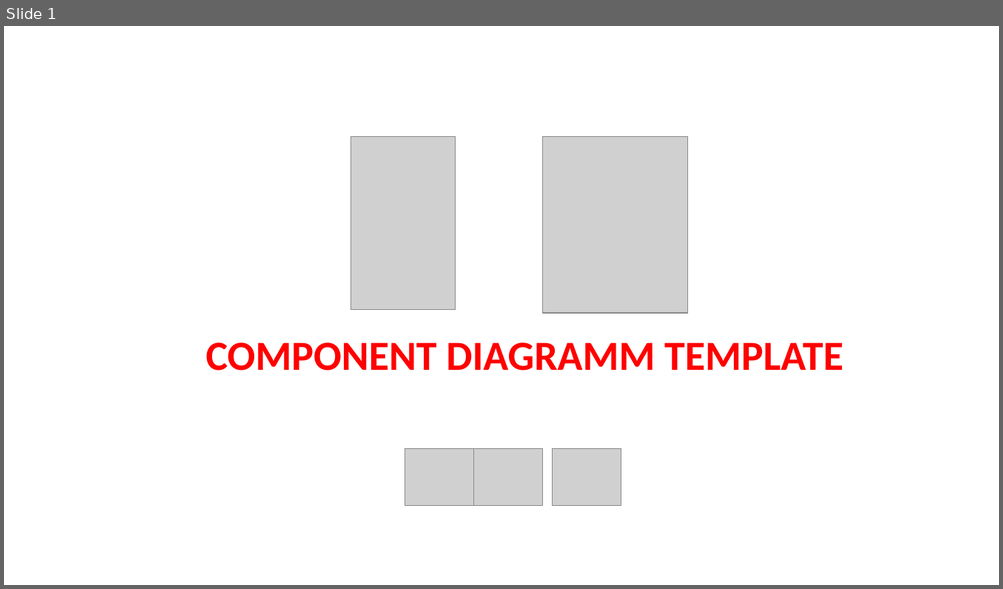
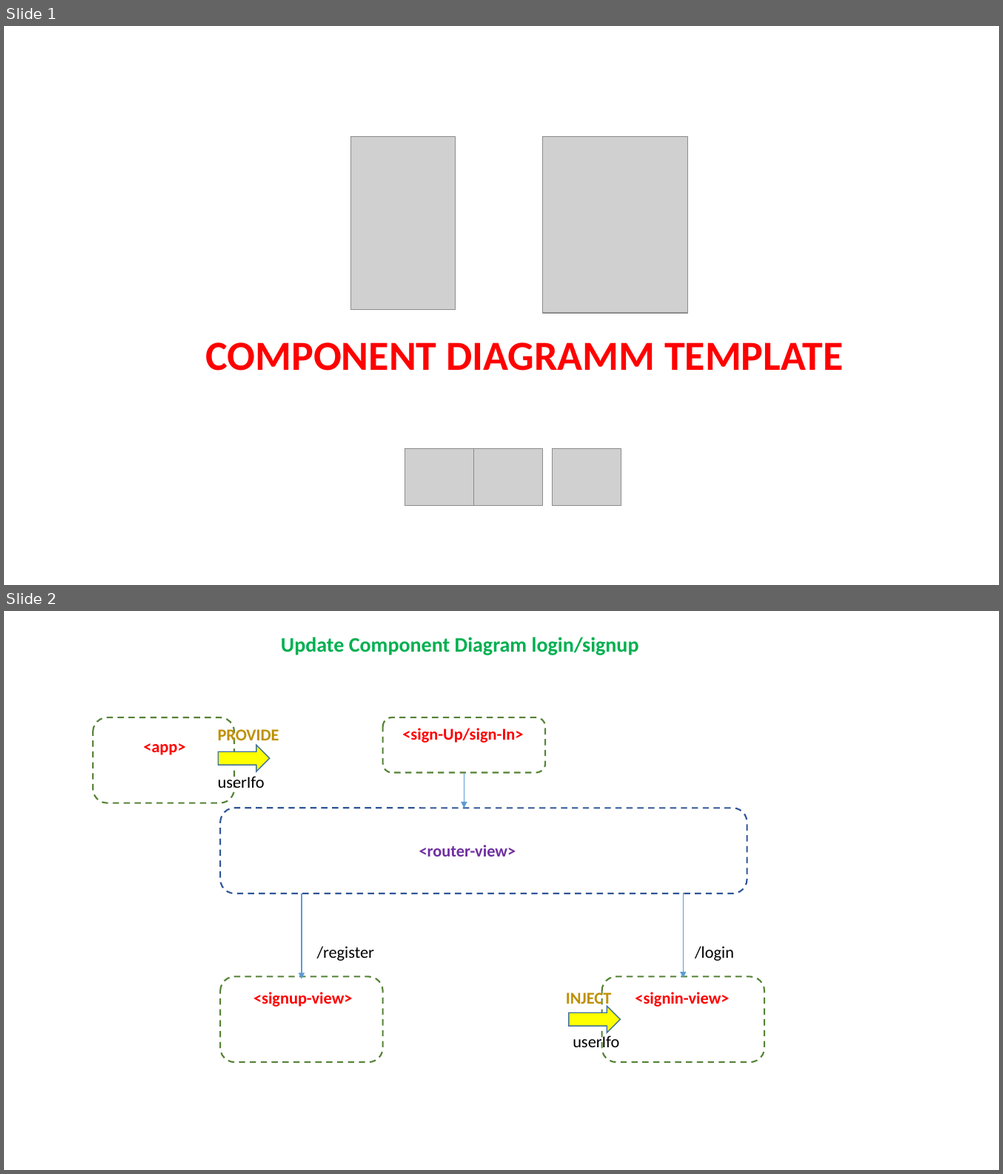
Before and after one commit to pnc-virtual-company/2021-G6-V2-PART1, a slide deck: docs/COMPONENT-DIAGRAM.pptx. Shown one above the other, each under a label of ours: slide 1 before the commit, slides 1 and 2 after it. The pictures are 1003x589 and 1003x1174 pixels, drawn with LibreOffice and Linux fonts; fonts in the diff are those of the drawing; grey boxes stand for pictures. Boxes give left, top, right and bottom in pixels: in the first picture for what was removed or moved away, otherwise in the second. Text is boxed around its words. In the diff, an @@ line names an element or a change of style, - is before the commit and + after.

```diff
--- a/docs/COMPONENT-DIAGRAM.pptx
+++ b/docs/COMPONENT-DIAGRAM.pptx
@@ slide 2 added at <box>4,611,999,1170</box>, background #FFFFFF @@
@@ text added at <box>281,637,639,655</box>, 20 pt, text #00B050, bold @@
+Update Component Diagram login/signup
@@ rounded rectangle added at <box>93,718,234,803</box>, outline #548235 1.5 pt dashed @@
@@ rounded rectangle added at <box>383,718,546,773</box>, outline #548235 1.5 pt dashed @@
@@ text added at <box>143,743,185,755</box>, 16 pt, text #FF0000, bold @@
+<app>
@@ text added at <box>218,727,279,746</box>, 16 pt, text #BF9000, bold @@
+PROVIDE
@@ text added at <box>402,728,523,743</box>, 16 pt, text #FF0000, bold @@
+<sign-Up/sign-In>
@@ right arrow added at <box>218,745,270,772</box>, fill #FFFF00, outline #43739E 1 pt @@
@@ text added at <box>218,775,264,793</box>, 16 pt, text #000000 @@
+userIfo
@@ arrow added from (464, 773) to (464, 808), #5B9BD5 1 pt @@
@@ rounded rectangle added at <box>220,808,747,894</box>, outline #2F5597 1.5 pt dashed @@
@@ text added at <box>419,845,516,857</box>, 16 pt, text #7030A0, bold @@
+<router-view>
@@ arrow added from (301, 894) to (301, 980), #5B9BD5 1 pt @@
@@ arrow added from (683, 893) to (683, 978), #5B9BD5 1 pt @@
@@ text added at <box>317,946,374,961</box>, 16 pt, text #000000 @@
+/register
@@ text added at <box>694,946,734,961</box>, 16 pt, text #000000 @@
+/login
@@ rounded rectangle added at <box>220,977,383,1063</box>, outline #548235 1.5 pt dashed @@
@@ rounded rectangle added at <box>602,977,764,1063</box>, outline #548235 1.5 pt dashed @@
@@ text added at <box>253,992,353,1007</box>, 16 pt, text #FF0000, bold @@
+<signup-view>
@@ text added at <box>566,990,612,1008</box>, 16 pt, text #BF9000, bold @@
+INJECT
@@ right arrow added at <box>569,1006,620,1034</box>, fill #FFFF00, outline #43739E 1 pt @@
@@ text added at <box>634,992,728,1007</box>, 16 pt, text #FF0000, bold @@
+<signin-view>
@@ text added at <box>572,1034,619,1048</box>, 16 pt, text #000000 @@
+userIfo
```
Also in this commit, not shown: 1 other slide added, 1 slide removed.
